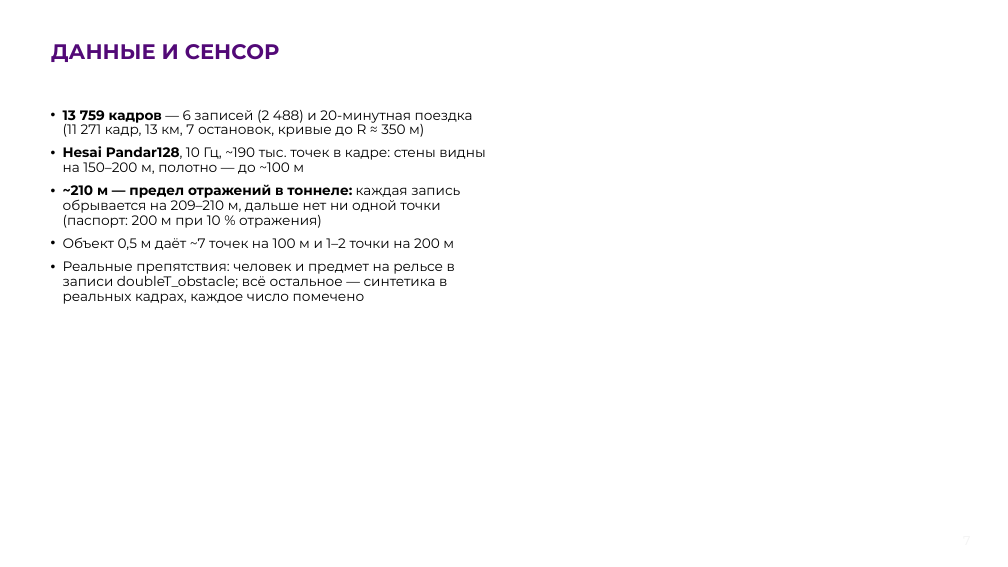
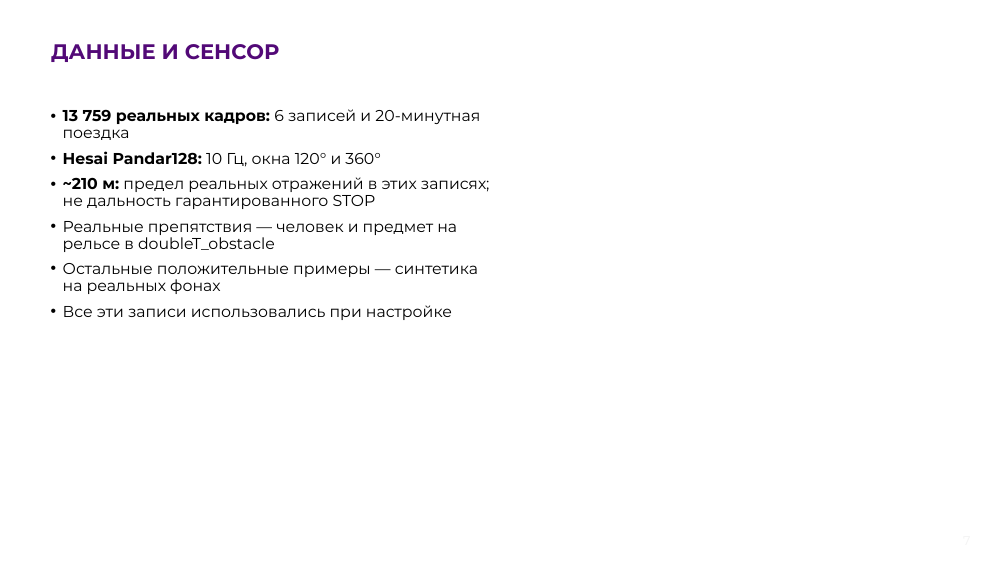
Before and after one commit to pmixay/ReSense, a slide deck: slide 7 of docs/presentation/ReSense_LCT2026.pptx. Drawn at 1008x567 pixels with LibreOffice and Linux fonts; fonts in the diff are those of the drawing; background and template pictures are left out. Boxes give left, top, right and bottom in pixels: in the first picture for what was removed or moved away, otherwise in the second. Text is boxed around its words. In the diff, an @@ line names an element or a change of style, - is before the commit and + after.

```diff
--- a/docs/presentation/ReSense_LCT2026.pptx
+++ b/docs/presentation/ReSense_LCT2026.pptx
@@ text at box(63, 109, 490, 320): text changed; size 13 to 15 pt @@
-• 13 759 кадров — 6 записей (2 488) и 20-минутная поездка (11 271 кадр, 13 км, 7 остановок, кривые до R ≈ 350 м)
-• Hesai Pandar128, 10 Гц, ~190 тыс. точек в кадре: стены видны на 150–200 м, полотно — до ~100 м
-• ~210 м — предел отражений в тоннеле: каждая запись обрывается на 209–210 м, дальше нет ни одной точки (паспорт: 200 м при 10 % отражения)
-• Объект 0,5 м даёт ~7 точек на 100 м и 1–2 точки на 200 м
-• Реальные препятствия: человек и предмет на рельсе в записи doubleT_obstacle; всё остальное — синтетика в реальных кадрах, каждое число помечено
+• 13 759 реальных кадров: 6 записей и 20-минутная поездка
+• Hesai Pandar128: 10 Гц, окна 120° и 360°
+• ~210 м: предел реальных отражений в этих записях; не дальность гарантированного STOP
+• Реальные препятствия — человек и предмет на рельсе в doubleT_obstacle
+• Остальные положительные примеры — синтетика на реальных фонах
+• Все эти записи использовались при настройке
```
Also in this commit, not shown: 13 other slides changed, 22 other files.
